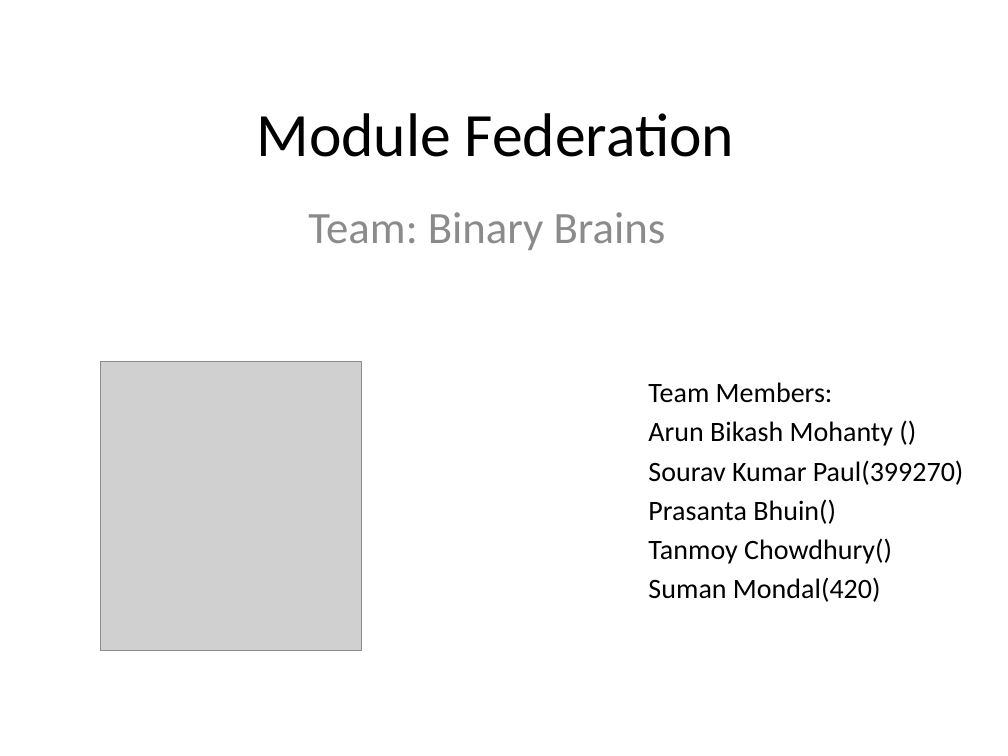
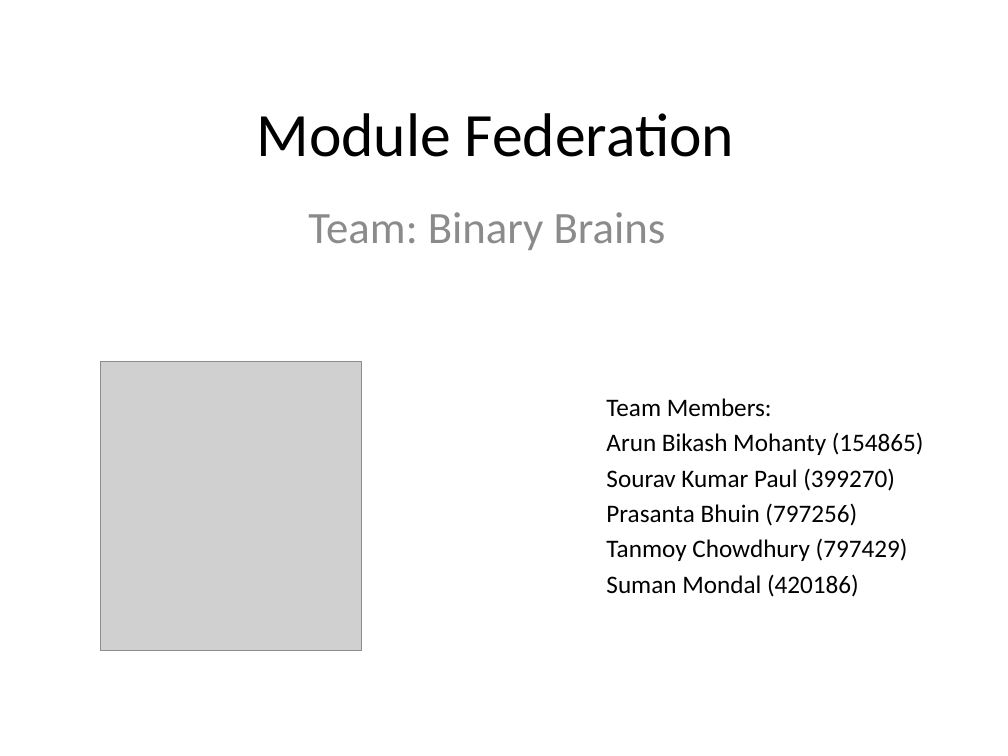
Before and after one commit to gitoutofbox/Module-federation-devex, a slide deck: slide 1 of Module-federation.pptx. Drawn at 1008x756 pixels with LibreOffice and Linux fonts; fonts in the diff are those of the drawing; grey boxes stand for pictures. Boxes give left, top, right and bottom in pixels: in the first picture for what was removed or moved away, otherwise in the second. Text is boxed around its words. In the diff, an @@ line names an element or a change of style, - is before the commit and + after.

```diff
--- a/Module-federation.pptx
+++ b/Module-federation.pptx
@@ text "Team Members:": place and size @@
-text "Team Members:" at box(648, 382, 964, 602)
+text "Team Members:" at box(606, 398, 924, 597)
@@ text at box(606, 398, 772, 417): size 20 to 18 pt in "Team Members:" @@
@@ text at box(606, 433, 924, 597): text changed; size 20 to 18 pt @@
-Arun Bikash Mohanty ()
-Sourav Kumar Paul(399270)
-Prasanta Bhuin()
-Tanmoy Chowdhury()
-Suman Mondal(420)
+Arun Bikash Mohanty (154865)
+Sourav Kumar Paul (399270)
+Prasanta Bhuin (797256)
+Tanmoy Chowdhury (797429)
+Suman Mondal (420186)
```
Also in this commit, not shown: 3 other slides changed, 1 slide removed.
